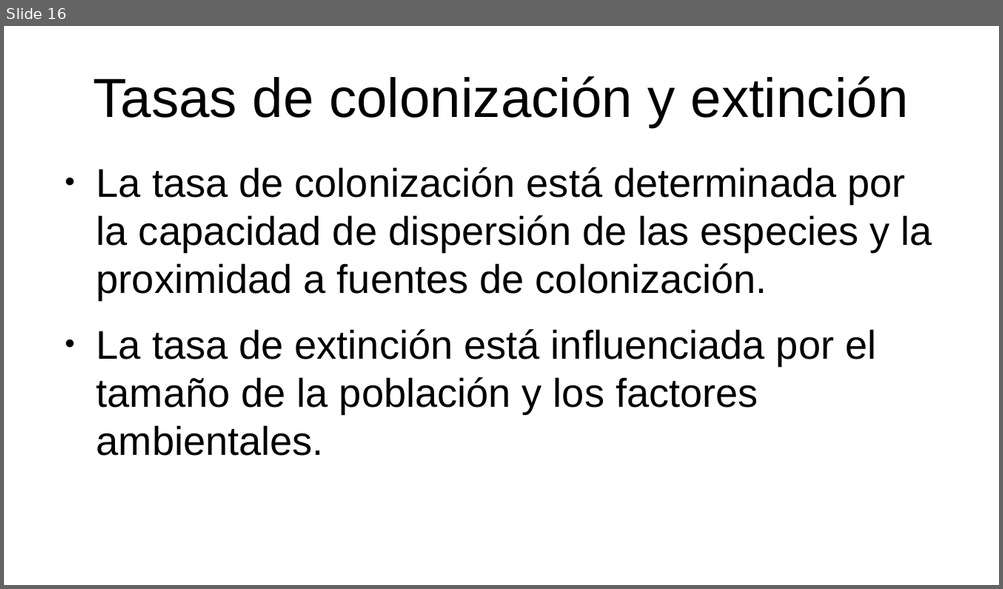
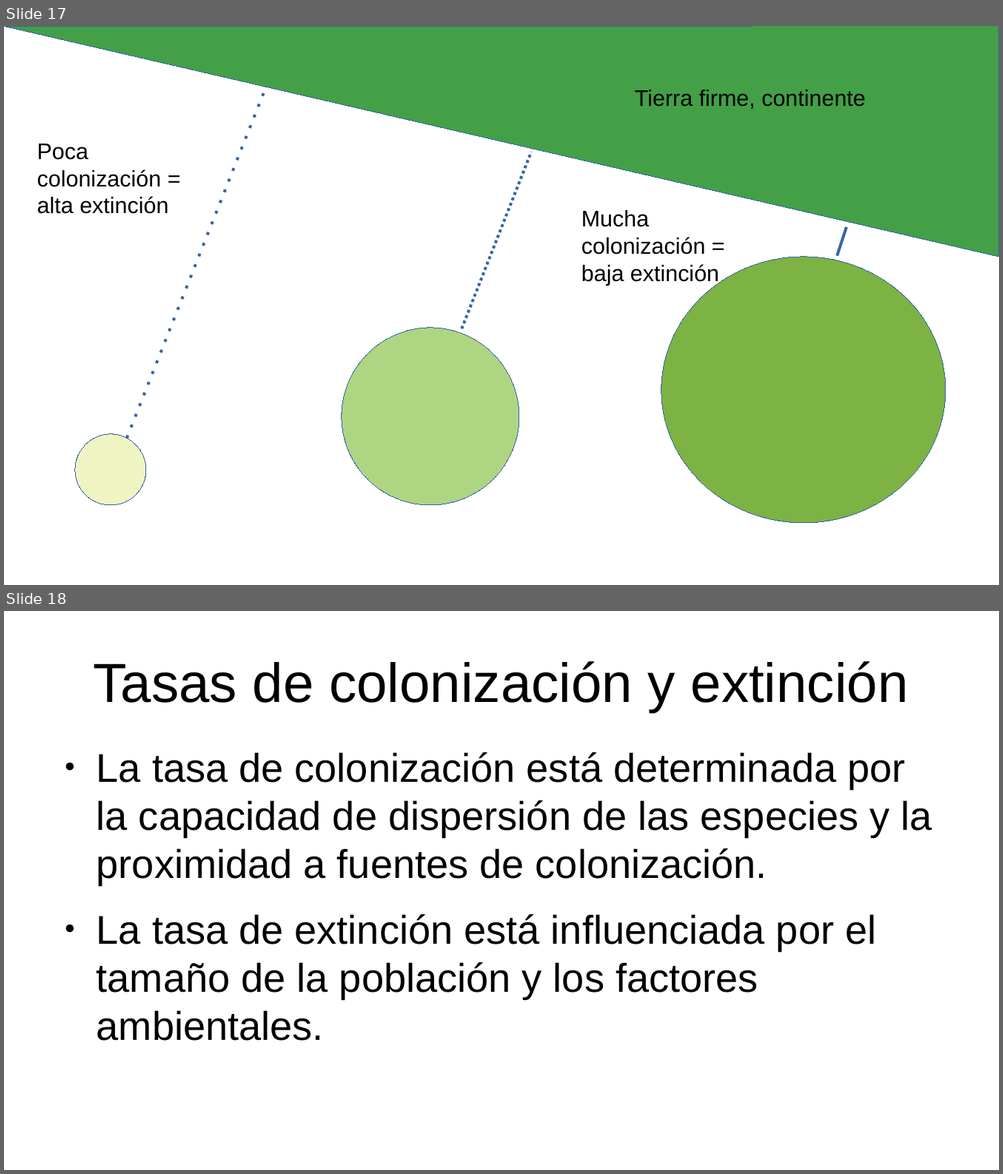
Before and after one commit to gerardommc/Ecologia-Teorica, a slide deck: Metapoblaciones.odp. Shown one above the other, each under a label of ours: slide 16 before the commit, slides 17 and 18 after it. The pictures are 1003x589 and 1003x1174 pixels, drawn with LibreOffice and Linux fonts; fonts in the diff are those of the drawing. Boxes give left, top, right and bottom in pixels: in the first picture for what was removed or moved away, otherwise in the second. Text is boxed around its words. In the diff, an @@ line names an element or a change of style, - is before the commit and + after.

```diff
--- a/Metapoblaciones.odp
+++ b/Metapoblaciones.odp
@@ slide 17 added at [4,26,999,585], background #FFFFFF @@
@@ right triangle added at [4,26,999,257], fill #43A047, outline #3465A4 0 pt @@
@@ line added from (127, 438) to (264, 92), #3465A4 2.3 pt dashed @@
@@ text added at [634,90,865,109], 18 pt, text #000000 @@
+Tierra firme, continente
@@ text added at [37,144,168,214], 18 pt, text #000000 @@
+Poca colonización = alta extinción
@@ line added from (461, 329) to (531, 153), #3465A4 2.3 pt dashed @@
@@ text added at [581,210,719,285], 18 pt, text #000000 @@
+Mucha colonización = baja extinción
@@ line added from (837, 256) to (846, 227), #3465A4 2.3 pt @@
@@ ellipse added at [661,257,945,523], fill #7CB342, outline #3465A4 0 pt @@
@@ ellipse added at [341,329,519,506], fill #AED581, outline #3465A4 0 pt @@
@@ ellipse added at [63,423,159,518], fill #F0F4C3, outline #3465A4 0 pt @@
@@ what was slide 16 is now slide 18 @@
```
Also in this commit, not shown: 4 slides changed, 1 other slide added, 17 other files.
